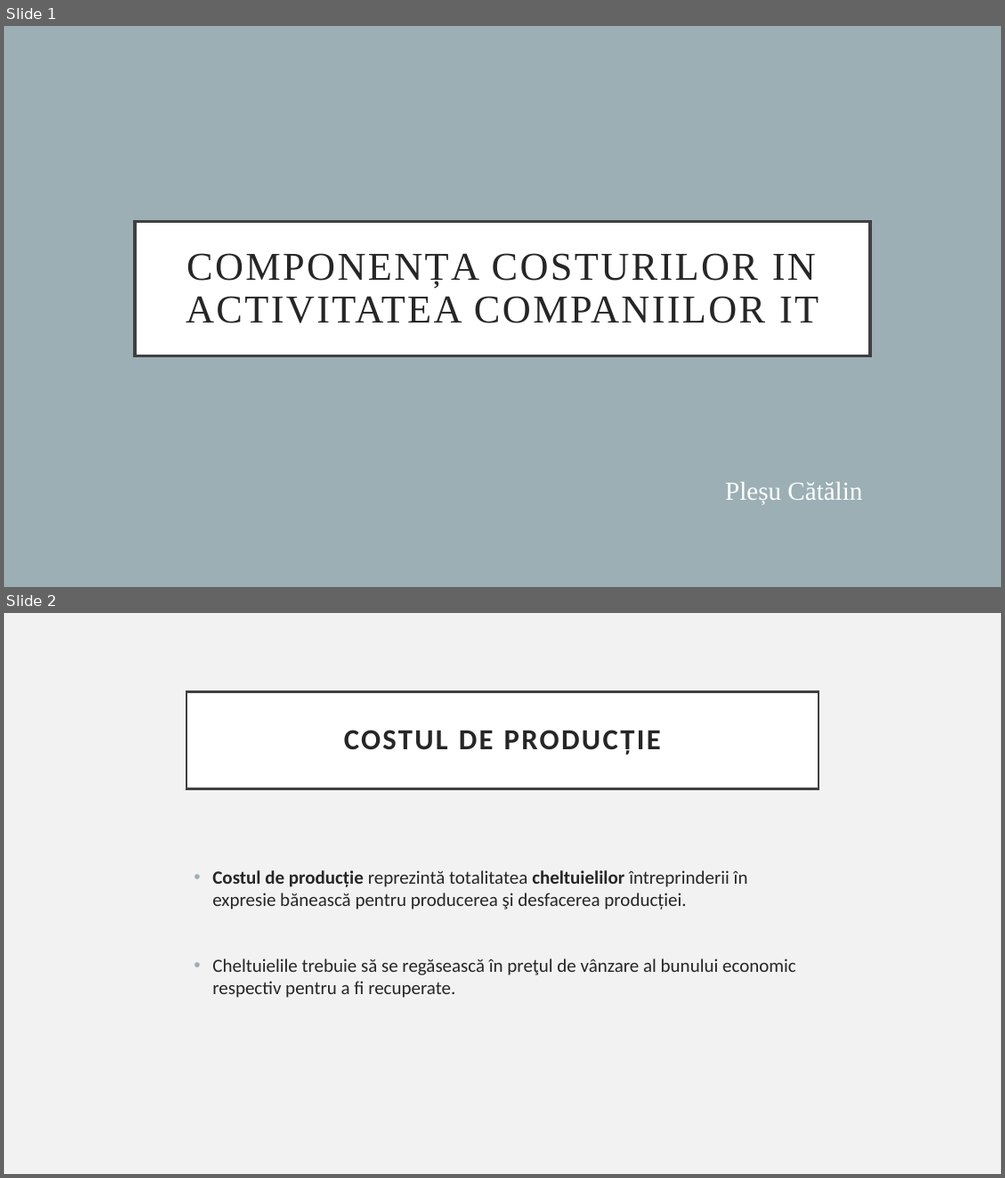
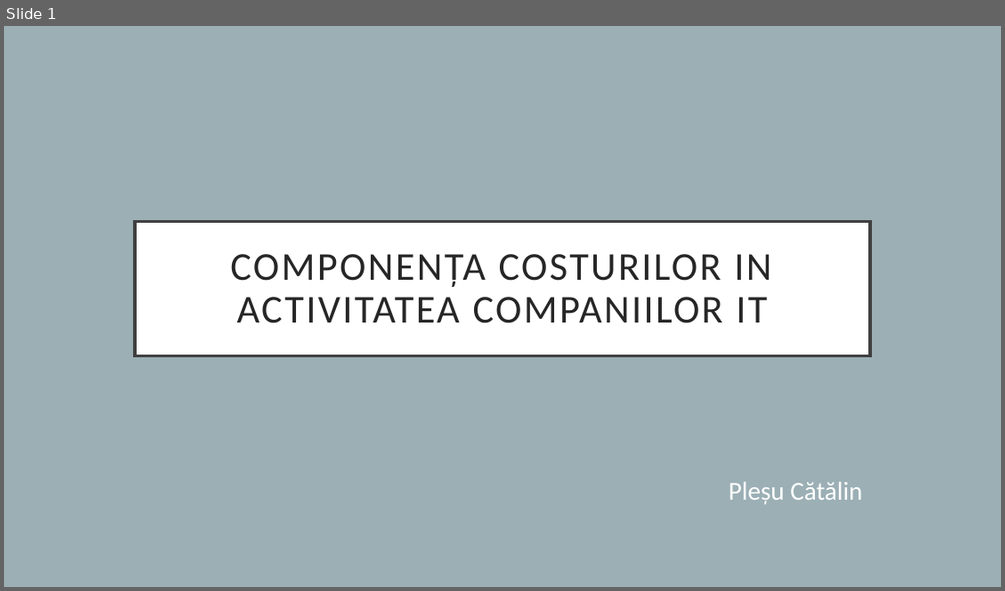
Before and after one commit to Catalinhimself/UTM, a slide deck: FER/componenta preturilor/componenta costurilor.pptx. Shown one above the other, each under a label of ours: slides 1 and 2 before the commit, slide 1 after it. The pictures are 1005x1178 and 1005x591 pixels, drawn with LibreOffice and Linux fonts; fonts in the diff are those of the drawing. Boxes give left, top, right and bottom in pixels: in the first picture for what was removed or moved away, otherwise in the second. Text is boxed around its words. In the diff, an @@ line names an element or a change of style, - is before the commit and + after.

```diff
--- a/FER/componenta preturilor/componenta costurilor.pptx
+++ b/FER/componenta preturilor/componenta costurilor.pptx
@@ slide 2 removed at (4, 613, 1001, 1174), background #F2F2F2 @@
@@ title removed at (186, 691, 818, 788) @@
-COSTUL DE PRODUCȚIE
@@ text removed at (212, 870, 796, 997) @@
-• Costul de producție reprezintă totalitatea cheltuielilor întreprinderii în expresie bănească pentru producerea şi desfacerea producției.
-• Cheltuielile trebuie să se regăsească în preţul de vânzare al bunului economic respectiv pentru a fi recuperate.
@@ slide 1 changed as well @@
@@ title "COMPONENȚA COSTURILOR IN ACTIVITATEA COMPANIILOR ..." at (135, 221, 870, 356): font Times New Roman to Calibri @@
@@ subtitle "Pleșu Cătălin" at (728, 482, 862, 504): font Times New Roman to Calibri @@
```
Also in this commit, not shown: 4 slides added, 1 other slide removed, 4 other files.
